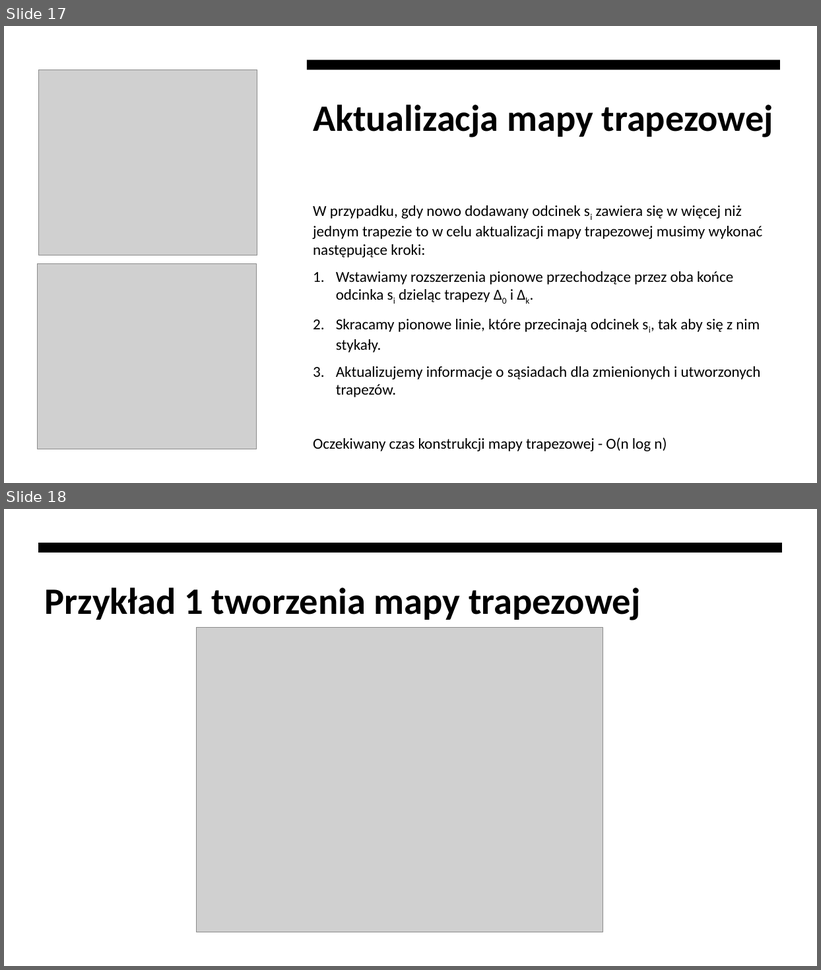
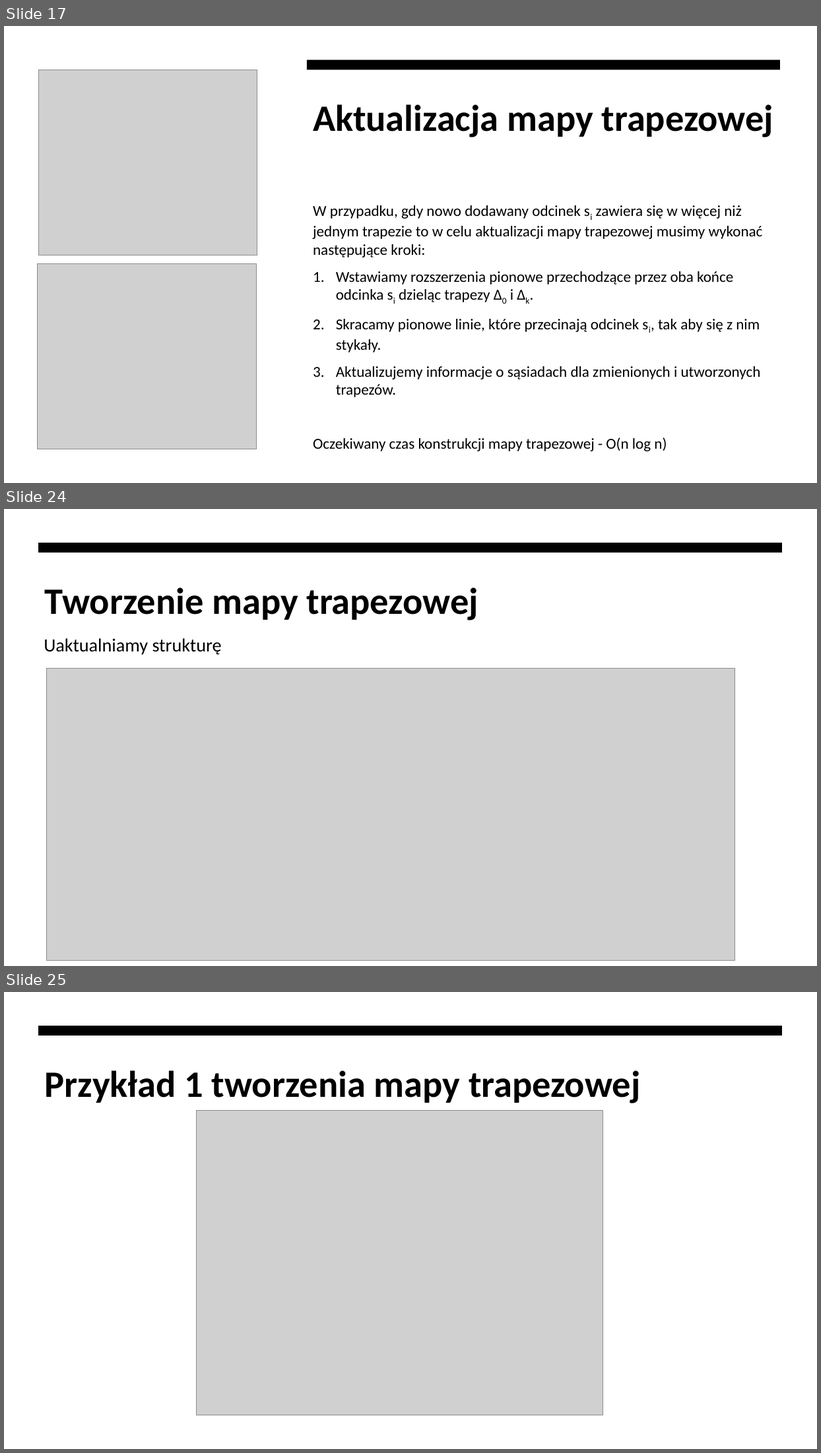
Before and after one commit to mcjwsn/Lokalizacja_punktu_na_plaszczynznie_przy_uzyciu_metody_trapezowej, a slide deck: Na razie niech zostanie powerpoint.pptx. Shown one above the other, each under a label of ours: slides 17 and 18 before the commit, slides 17, 24 and 25 after it; the slides between them are not shown. The pictures are 821x970 and 821x1453 pixels, drawn with LibreOffice and Linux fonts; fonts in the diff are those of the drawing; grey boxes stand for pictures. Boxes give left, top, right and bottom in pixels: in the first picture for what was removed or moved away, otherwise in the second. Text is boxed around its words. In the diff, an @@ line names an element or a change of style, - is before the commit and + after.

```diff
--- a/Na razie niech zostanie powerpoint.pptx
+++ b/Na razie niech zostanie powerpoint.pptx
@@ slide 24 added at [4, 509, 817, 966], background #FFFFFF @@
@@ rectangle added at [4, 509, 817, 966], fill #FFFFFF @@
@@ freeform shape added at [39, 543, 783, 553], fill #000000 @@
@@ title added at [45, 588, 479, 621], 44 pt, text #000000, bold @@
+Tworzenie mapy trapezowej
@@ text added at [44, 638, 222, 655], 22 pt, text #000000 @@
+Uaktualniamy strukturę
@@ picture added at [46, 669, 735, 961] @@
@@ what was slide 18 is now slide 25 @@
```
Also in this commit, not shown: 1 slide changed, 6 other slides added, 2 other files.
